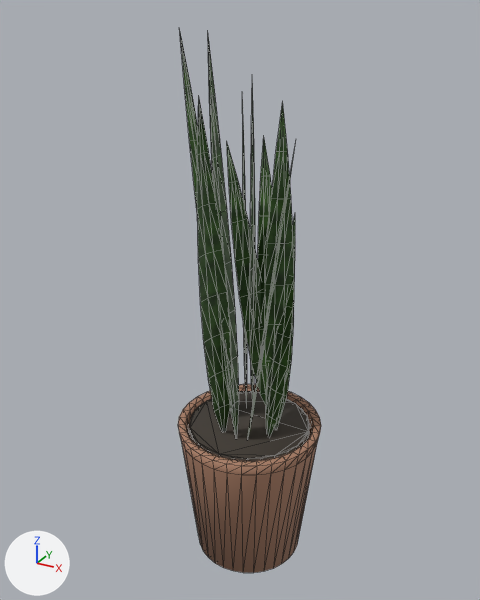
One commit to the glTF model villa/furniture/corridor_plant.glb: the scene before it, then after it.
Before and after are seen from a 50 mm lens placed at (3.554, 6.596, 1.006), pointed at (3.03, 7.55, 0.53). Lighting does not change. The marker at lower left points along +X, +Y and +Z. The older version comes first. Mesh edges are drawn as thin lines. Vertices at exactly the same position are counted once.

Objects in the first picture: 'corridor_plant'.
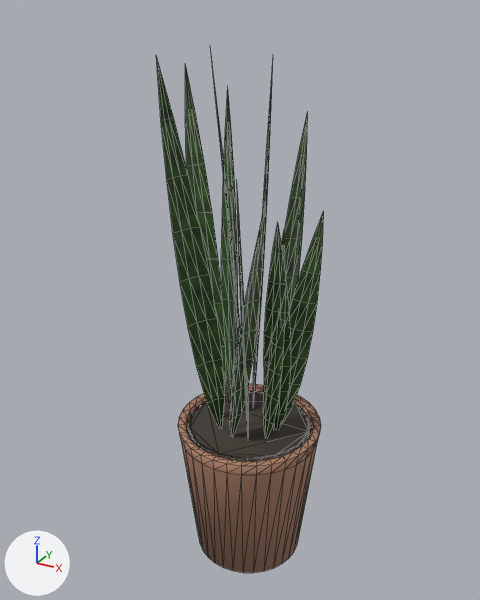
Where the change shows, as pixel boxes (x1, y1, x2, y2) in the pictures (480 x 600 px; the box of a moved part takes in the faces that stretch with it):
'corridor_plant', reshaped (17% wider): before (178, 33, 321, 573); after (156, 48, 324, 573)
part 1 of me_corridor_plant, moved or reshaped: before (258, 138, 285, 428); after (264, 224, 291, 429)
part 2 of me_corridor_plant, moved or reshaped: before (227, 144, 266, 405); after (285, 111, 308, 310)
part 3 of me_corridor_plant, moved or reshaped: before (250, 85, 255, 401); after (253, 63, 273, 407)
part 4 of me_corridor_plant, moved or reshaped: before (242, 92, 247, 405); after (210, 48, 240, 334)
part 5 of me_corridor_plant, moved or reshaped: before (180, 33, 198, 209); after (221, 91, 238, 408)
part 6 of me_corridor_plant, moved or reshaped (not visible before): after (185, 63, 226, 393)
part 7 of me_corridor_plant, moved or reshaped: before (197, 100, 232, 432); after (156, 56, 225, 428)
part 8 of me_corridor_plant, moved or reshaped: before (208, 38, 239, 438); after (230, 203, 266, 436)
part 9 of me_corridor_plant, moved or reshaped: before (248, 144, 296, 436); after (237, 193, 249, 438)
part 10 of me_corridor_plant, moved or reshaped: before (266, 216, 295, 436); after (263, 230, 285, 437)
part 11 of me_corridor_plant, moved or reshaped: before (265, 101, 294, 422); after (282, 211, 324, 424)

The edits, one by one:
me_corridor_plant is used by ob_corridor_plant; location (3.05, 7.55, 0.0).
me_corridor_plant had 580 vertices, 954 faces and spanned x -0.139..0.137, y -0.175..0.137, z 0.0..0.978.
me_corridor_plant now has 580 vertices, 954 faces and spans x -0.139..0.137, y -0.179..0.158, z 0.0..0.954.
me_corridor_plant part 1: the loose piece of 30 vertices spanning x -0.026..0.062, y 0.005..0.094, z 0.26..0.804 is multiplied about its middle by the matrix ((0.987, 0.005, 0.161), (0.032, 0.969, -0.215), (-0.131, 0.206, 0.745)), then moved by (0.045, -0.061, -0.055).
me_corridor_plant part 2: the loose piece of 30 vertices spanning x -0.058..0.03, y 0.013..0.062, z 0.26..0.803 is multiplied about its middle by the matrix ((0.98, -0.093, 0.18), (0.056, 0.98, 0.201), (-0.202, -0.182, 1.037)), then moved by (0.047, 0.054, 0.02).
me_corridor_plant part 3: the loose piece of 30 vertices spanning x -0.025..-0.006, y 0.009..0.065, z 0.26..0.911 is multiplied about its middle by the matrix ((1.004, 0.0, -0.051), (0.014, 0.978, 0.215), (0.05, -0.211, 1.02)), then moved by (-0.017, 0.07, 0.01).
me_corridor_plant part 4: the loose piece of 30 vertices spanning x -0.063..-0.026, y 0.034..0.086, z 0.26..0.877 is multiplied about its middle by the matrix ((1.007, 0.037, -0.018), (-0.029, 0.992, -0.148), (0.004, 0.148, 1.116)), then moved by (-0.003, -0.044, 0.038).
me_corridor_plant part 5: the loose piece of 30 vertices spanning x -0.139..-0.047, y 0.007..0.027, z 0.26..0.978 is multiplied about its middle by the matrix ((0.994, 0.015, 0.033), (-0.035, 0.962, 0.152), (-0.001, -0.173, 0.861)), then moved by (0.012, 0.056, -0.049).
me_corridor_plant part 6: the loose piece of 30 vertices spanning x -0.079..-0.028, y -0.026..-0.01, z 0.26..0.758 is multiplied about its middle by the matrix ((0.981, -0.137, -0.179), (0.154, 0.976, 0.124), (0.114, -0.118, 1.328)), then moved by (-0.041, 0.024, 0.083).
me_corridor_plant part 7: the loose piece of 30 vertices spanning x -0.03..0.013, y -0.175..-0.047, z 0.26..0.9 is multiplied about its middle by the matrix ((0.973, 0.248, -0.03), (-0.257, 0.974, -0.007), (0.031, -0.012, 1.072)), then moved by (-0.037, 0.003, 0.024).
me_corridor_plant part 8: the loose piece of 30 vertices spanning x -0.022..0.003, y -0.099..-0.04, z 0.26..0.978 is multiplied about its middle by the matrix ((0.894, 0.225, 0.131), (-0.225, 0.971, 0.045), (-0.134, -0.07, 0.649)), then moved by (0.033, 0.02, -0.123).
me_corridor_plant part 9: the loose piece of 30 vertices spanning x 0.021..0.072, y -0.058..0.015, z 0.26..0.819 is multiplied about its middle by the matrix ((0.987, -0.088, -0.108), (0.068, 0.986, -0.149), (0.117, 0.132, 0.876)), then moved by (-0.029, -0.038, -0.028).
me_corridor_plant part 10: the loose piece of 30 vertices spanning x 0.031..0.078, y -0.023..0.05, z 0.26..0.689 is multiplied about its middle by the matrix ((0.998, 0.078, 0.002), (-0.075, 0.993, -0.109), (-0.013, 0.1, 0.952)), then moved by (0.001, -0.028, -0.007).
me_corridor_plant part 11: 30 of 580 vertices moved; they spanned x 0.026..0.071, y 0.001..0.036, z 0.26..0.876 and now span x 0.041..0.111, y 0.02..0.05, z 0.26..0.699; mean shift (0.03, 0.021, -0.088); largest move (0.052, 0.002, 0.876) -> (0.11, 0.049, 0.699).
